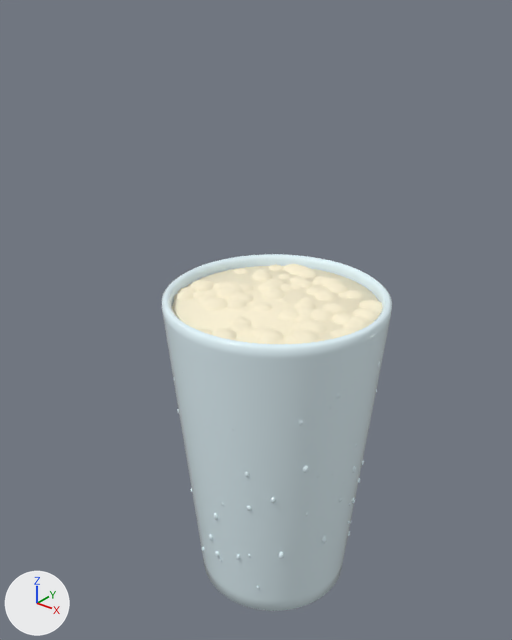
An edit to the glTF model Assets/models/beer.glb, drawn before and after from the same camera.
Camera for both pictures: a 50 mm camera at (2.71, -3.61, 4.44) aimed at (-0.27, 0.11, 2.13). The axes (+X, +Y, +Z) are drawn at lower left. The lights are the same throughout. The picture after the commit comes second. Where no turn or scale is listed for an object, it has been applied to the vertices. Vertices at exactly the same position are counted once.

In view in the first picture: 'Condensation', 'FoamCrown', 'Glass', 'Head'.
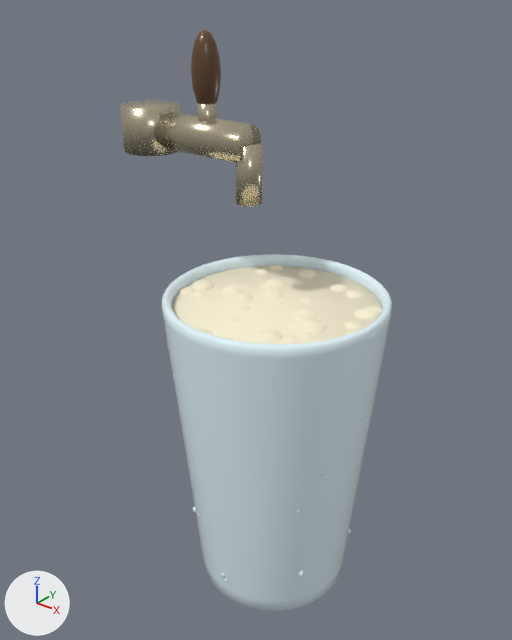
Changed parts and their boxes (x1, y1, x2, y2) in the pictures (512 x 640 px):
'FoamCrown', reshaped
    before: (174, 264, 382, 344)
    after: (178, 264, 382, 344)
'Tap', added (beige)
    after: (120, 100, 263, 206)
'TapHandle', added (brown)
    after: (191, 29, 221, 104)
'Condensation', moved
    before: (173, 351, 383, 589)
    after: (167, 343, 368, 582)
part 1 of me_sphere, deleted (pale yellow)
    before: (174, 264, 368, 344)
part 2 of me_sphere, cut back
    both: (178, 264, 382, 344)

What changed in the scene script:
```text
Add mat_handle:
    mat_handle = principled_material('Handle')
    mat_handle.base_color = (0.12, 0.06, 0.025)  # brown #61452c
    mat_handle.roughness = 0.3
Add mat_chrome:
    mat_chrome = principled_material('Chrome')
    mat_chrome.base_color = (0.55, 0.49, 0.35)  # beige #c4baa0
    mat_chrome.metallic = 0.8
    mat_chrome.roughness = 0.25
Change me_sphere:
    used by ob_foamcrown; location = (-0.614, -0.085, 2.365)
    remove me_sphere.from_pydata(...)  # 5270 vertices, 10200 faces; spans x -0.103..1.321, y -0.669..0.787, z -0.05..0.05
    add me_sphere.from_pydata(...)  # 832 vertices, 1536 faces; spans x -0.103..1.321, y -0.669..0.759, z -0.05..0.05
    me_sphere part 1: 39 loose pieces with 2418 vertices, spanning x -0.053..1.281, y -0.595..0.787, z -0.05..0.05, are deleted
    me_sphere part 2: 2660 vertices removed from x -0.089..1.314, y -0.658..0.747, z -0.05..0.05; 640 vertices added at x -0.075..1.306, y -0.644..0.733, z -0.036..0.036
Add me_sphere_032:
    me_sphere_032.from_pydata(...)  # a UV sphere (12 segments, 8 rings, poles along z) spanning x -0.1..0.1, y -0.1..0.1, z -0.04..0.48
    me_sphere_032.materials.append(mat_handle)  # brown #61452c
Add me_cylinder:
    me_cylinder.from_pydata(...)  # a 16-sided cylinder along x spanning x -0.455..0.455, y -0.13..0.13, z -0.13..0.13; a 16-sided cylinder along z spanning x 0.365..0.545, y -0.09..0.09, z -0.39..0.0; a 16-sided cylinder along z spanning x -0.665..-0.245, y -0.21..0.21, z -0.16..0.16; a 16-sided cylinder along z spanning x 0.03..0.16, y -0.065..0.065, z 0.0..0.24
    me_cylinder.materials.append(mat_chrome)  # beige #c4baa0
Change ob_condensation:
    ob_condensation.location: (0.426, 0.539, 1.278) -> (0.63, 0.416, 2.102)
Add ob_taphandle:
    ob_taphandle = bpy.data.objects.new('TapHandle', me_sphere_032)
    ob_taphandle.location = (-0.6, 0.0, 3.65)
Add ob_tap:
    ob_tap = bpy.data.objects.new('Tap', me_cylinder)
    ob_tap.location = (-0.695, 0.0, 3.45)
```
